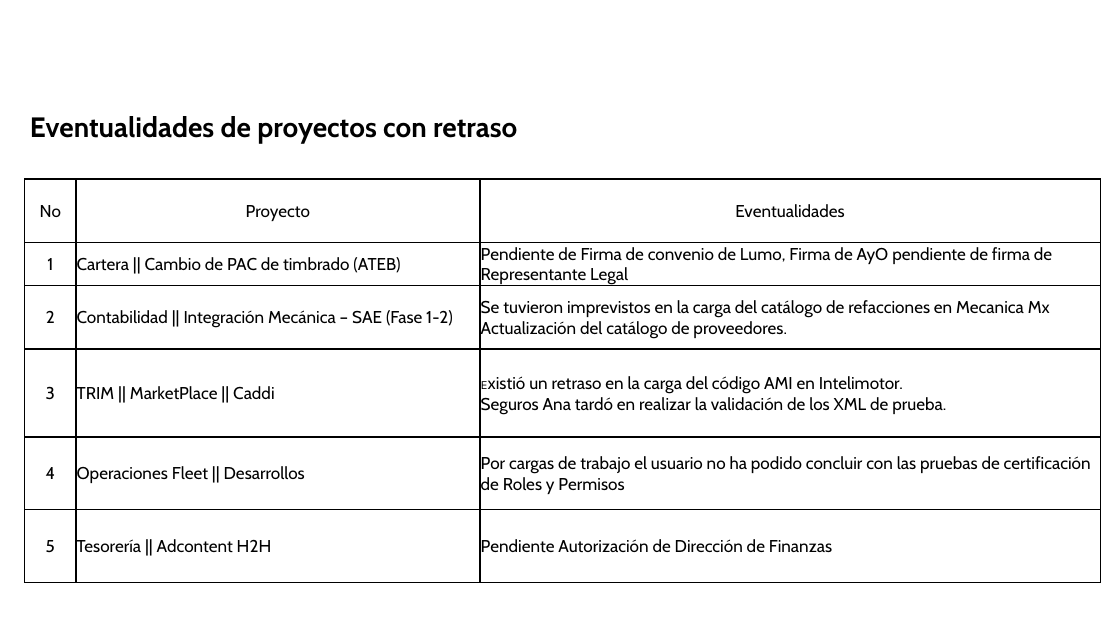
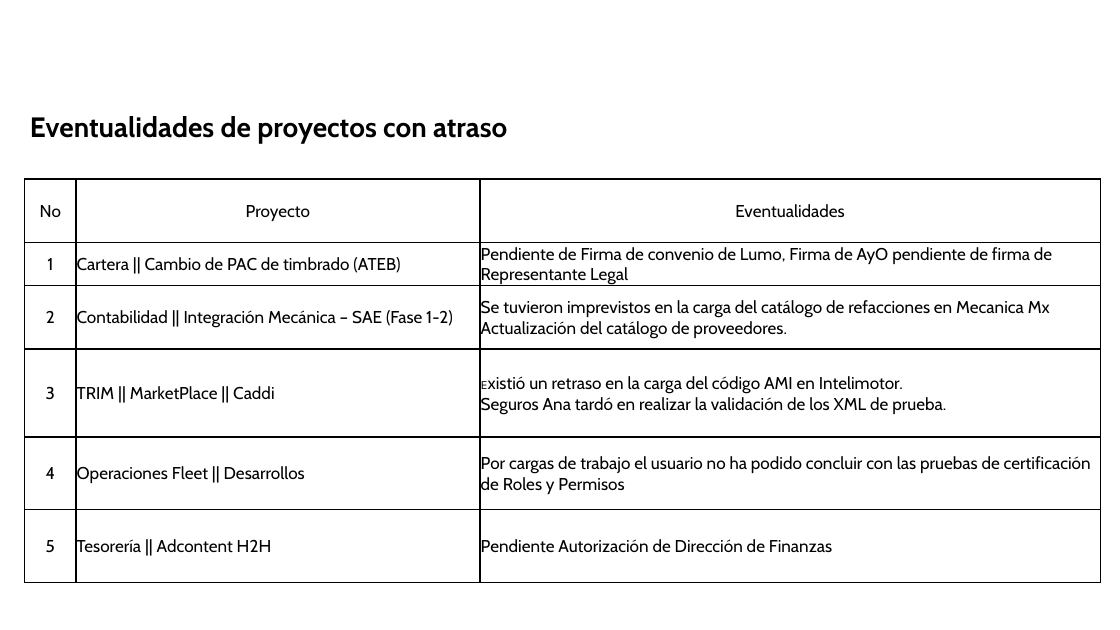
Before and after one commit to DTI-Dashboard/Proyectos, a slide deck: slide 3 of template_cierre.pptx. Drawn at 1120x630 pixels with LibreOffice and Linux fonts; fonts in the diff are those of the drawing; background and template pictures are left out. Boxes give left, top, right and bottom in pixels: in the first picture for what was removed or moved away, otherwise in the second. Text is boxed around its words. In the diff, an @@ line names an element or a change of style, - is before the commit and + after.

Commit message:
Plantilla: corregir titulo slide 3 de "con retraso" a "con atraso"

```diff
--- a/template_cierre.pptx
+++ b/template_cierre.pptx
@@ text at bbox=[30, 116, 507, 144]: text changed @@
-Eventualidades de proyectos con retraso
+Eventualidades de proyectos con atraso
```
